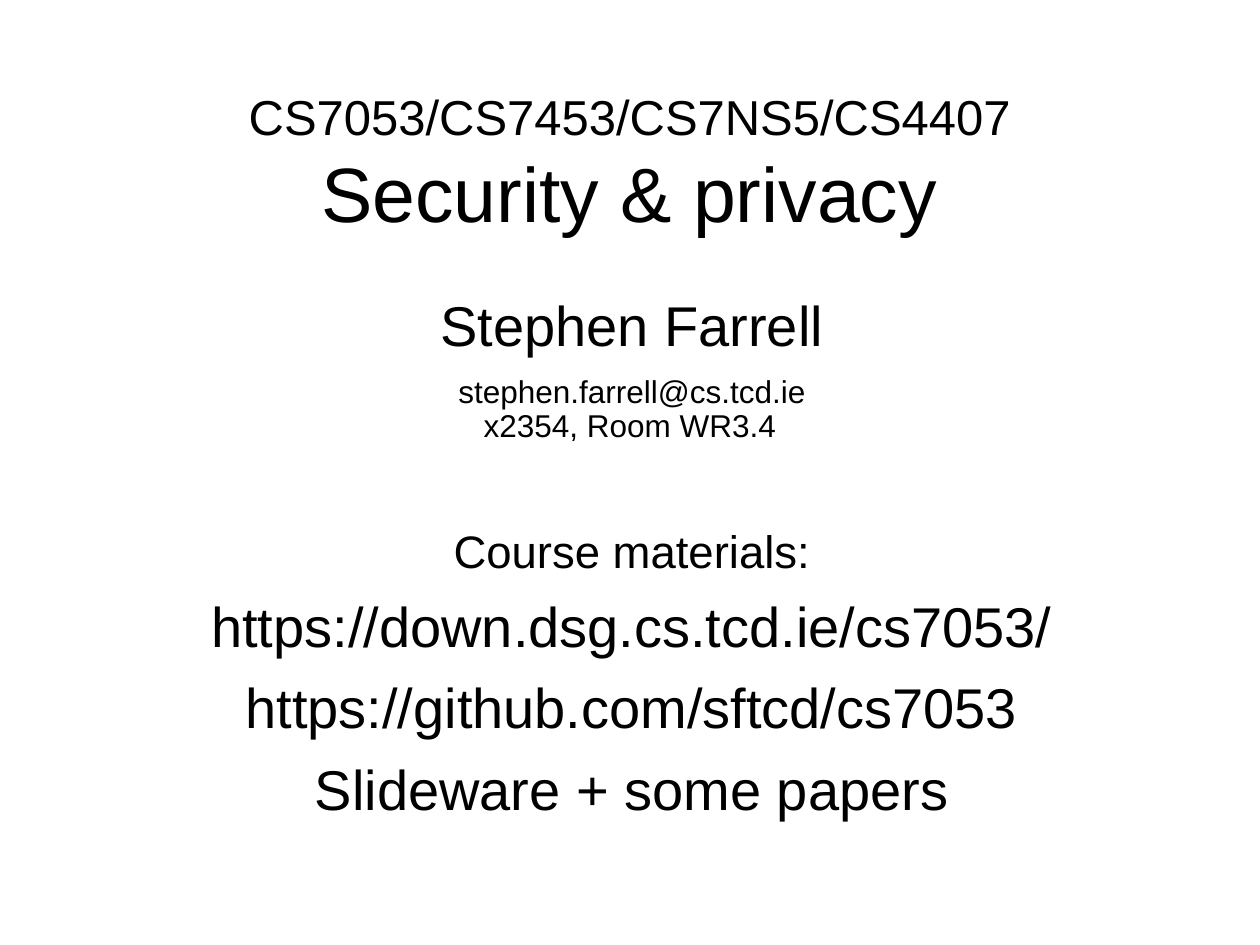
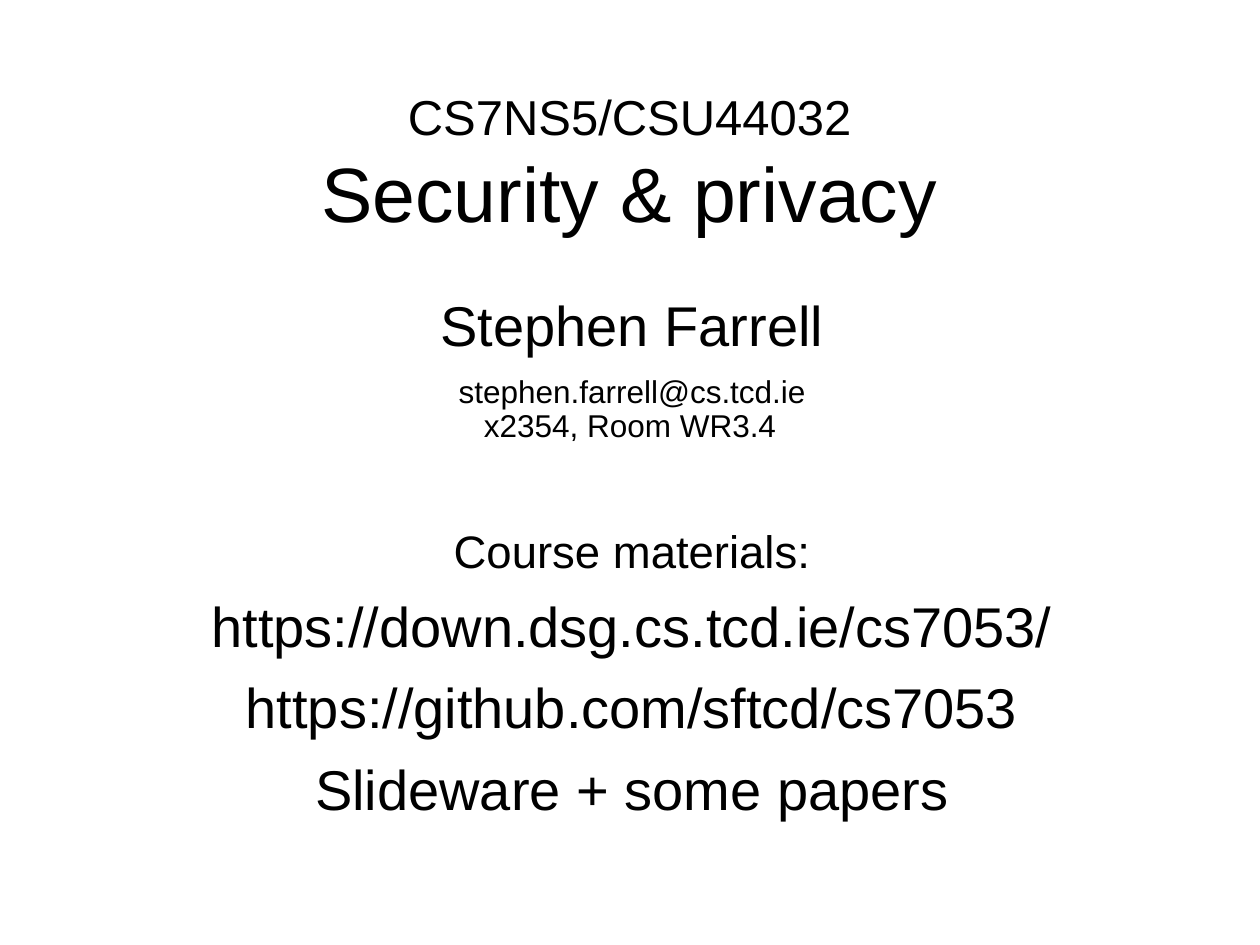
Before and after one commit to sftcd/cs7053, a slide deck: slide 1 of 2016lectures/00-quick-intro.ppt. Drawn at 1260x945 pixels with LibreOffice and Linux fonts; fonts in the diff are those of the drawing. Boxes give left, top, right and bottom in pixels: in the first picture for what was removed or moved away, otherwise in the second. Text is boxed around its words. In the diff, an @@ line names an element or a change of style, - is before the commit and + after.

```diff
--- a/2016lectures/00-quick-intro.ppt
+++ b/2016lectures/00-quick-intro.ppt
@@ title at [321,99,937,237]: text changed; size 28 to 44 pt @@
-CS7053/CS7453/CS7NS5/CS4407
-Security & privacy
+CS7NS5/CSU44032
+Security & privacy
```
Also in this commit, not shown: 3 other slides changed, 1 slide added, 6 other files.
